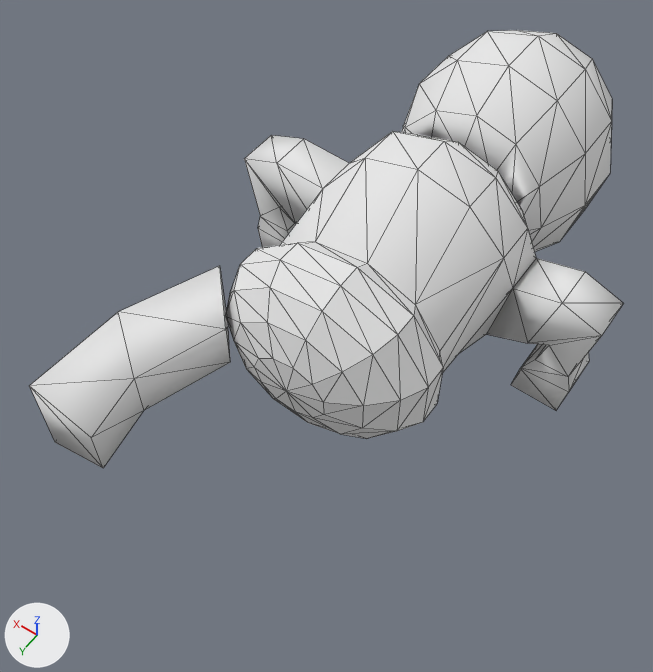
One commit to the OBJ model data/cr/animmodels/zombie_baby.obj: the scene before it, then after it.
The view is the same before and after, from a camera (50 mm lens) standing at (-0.8, 1.234, 1.789) and looking at (0.067, 0.019, -0.12). The axes (+X, +Y, +Z) are drawn at lower left. The lights are the same throughout. Mesh edges are drawn as thin lines. Where no turn or scale is listed for an object, it has been applied to the vertices. Vertices at the same position are counted once.
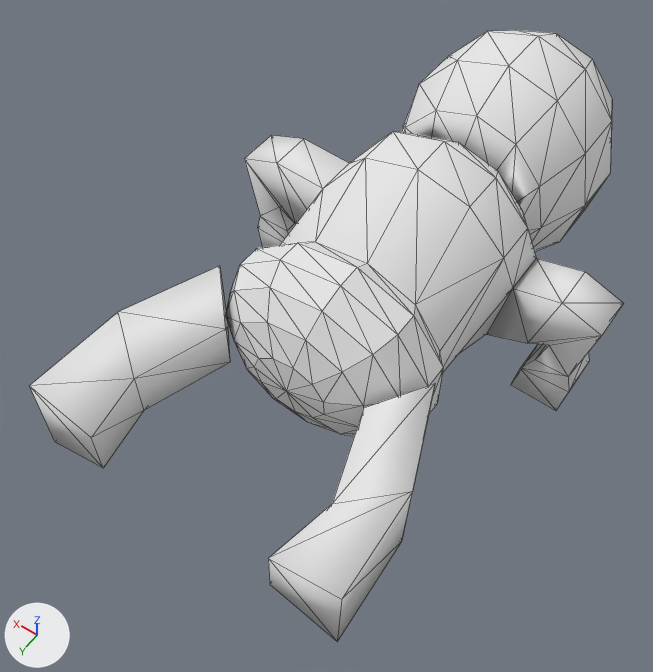
Commit message: Zombie baby model improvements

What the commit changed:
me_sphere_001 has 240 vertices, 470 faces and spans x -0.55..0.57, y -1.1..0.67, z -0.33..0.33.
me_sphere_001 is used by ob_sphere_001; location (0.0, 0.0, 0.0).
me_sphere_001 part 1: the loose piece of 12 vertices spanning x 0.2..0.43, y 0.14..0.67, z -0.14..0.11 is copied, and the copy is turned 178.1 degrees about the y axis through the mesh origin; it spans x -0.43..-0.2, y 0.14..0.67, z -0.13..0.12.

Changed parts and their boxes [x1, y1, x2, y2] in the pictures (653 x 672 px):
'Sphere.001', reshaped (40% taller): before [29, 30, 623, 468]; after [29, 30, 623, 642]
part 1 of me_sphere_001, added: after [268, 384, 435, 642]
